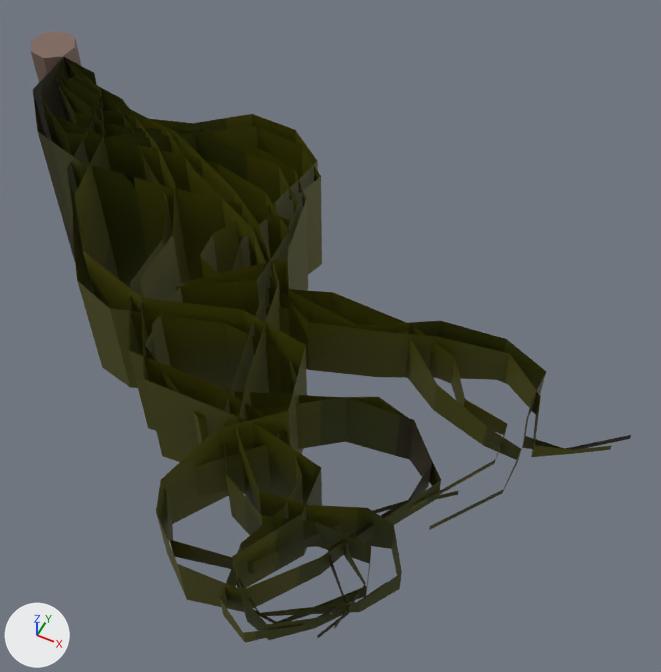
What one commit did to the glTF model Redist/Models/3dmodels/green_flag_248.gltf.
Before and after are seen from a 50 mm camera at (6.16, -6.14, 6.86) aimed at (3.84, -1.49, 1.05). Arrows for +X, +Y and +Z are at lower left; the lights stay in place. The picture after the commit comes second.

The first picture shows 'blue_flag_222x00', 'blue_flag_222x01', 'blue_flag_222x02', 'blue_flag_222x03', 'blue_flag_222x04', 'blue_flag_222x05', 'blue_flag_222x06', 'blue_flag_222x07', 'blue_flag_222x08', 'blue_flag_222x09', 'blue_flag_222x10', 'blue_flag_222x11' and 1 more.
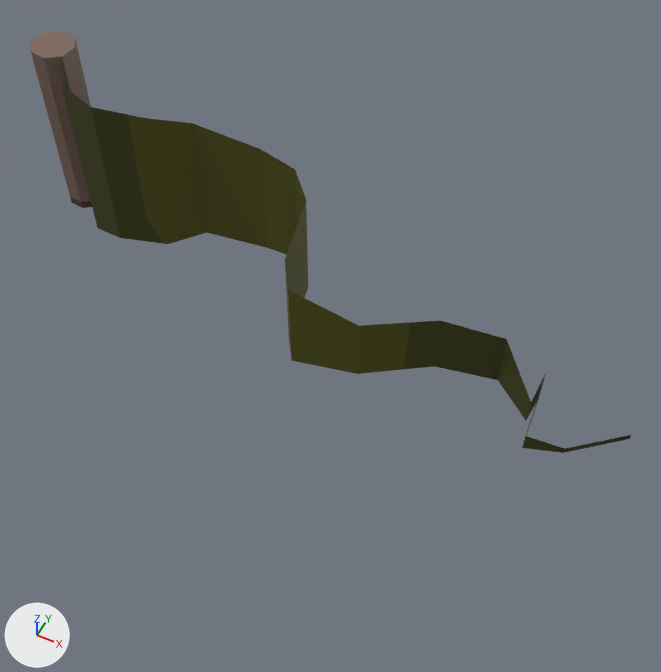
Changed parts and their boxes (x1, y1, x2, y2) in the pictures (661 x 672 px; the box of a moved part takes in the faces that stretch with it):
'blue_flag_222x03', deleted: before (64, 57, 459, 612)
'blue_flag_222x02', deleted: before (33, 60, 441, 629)
'blue_flag_222x09', deleted: before (66, 58, 442, 574)
'blue_flag_222x08', deleted: before (41, 58, 432, 638)
'blue_flag_222x06', deleted: before (56, 57, 611, 457)
'blue_flag_222x04', deleted: before (65, 59, 387, 640)
'blue_flag_222x01', deleted: before (41, 59, 521, 530)
'blue_flag_222x05', deleted: before (62, 60, 402, 616)
'blue_flag_222x07', deleted: before (58, 114, 507, 512)
'blue_flag_222x11', deleted: before (68, 76, 371, 623)
'blue_flag_222x10', deleted: before (64, 58, 356, 643)
part 1 of me_cylinder, moved or reshaped: before (498, 340, 546, 447); after (498, 340, 546, 435)
'blue_flag_222_base', unchanged, uncovered by the edit: before (31, 31, 82, 82); after (31, 31, 92, 208)

The change, as a list of edits to the scene's bpy script:
```text
Change me_cylinder:
    where me_cylinder.from_pydata(...)  # 36 vertices, 34 faces; spans x 0.19..6.38, y -1.77..-0.11, z 0.06..1.97
    used by ob_blue_flag_222x00; location = (0.0, 0.0, 0.0)
    me_cylinder part 1
    6 faces are deleted
    6 new faces join them
Remove ob_blue_flag_222x01:
    ob_blue_flag_222x01 = bpy.data.objects.new('blue_flag_222x01', me_cylinder_001)
    ob_blue_flag_222x01.location = (0.0, 0.0, 0.0)
Remove ob_blue_flag_222x02:
    ob_blue_flag_222x02 = bpy.data.objects.new('blue_flag_222x02', me_cylinder_002)
    ob_blue_flag_222x02.location = (0.0, 0.0, 0.0)
Remove ob_blue_flag_222x03:
    ob_blue_flag_222x03 = bpy.data.objects.new('blue_flag_222x03', me_cylinder_003)
    ob_blue_flag_222x03.location = (0.0, 0.0, 0.0)
Remove ob_blue_flag_222x04:
    ob_blue_flag_222x04 = bpy.data.objects.new('blue_flag_222x04', me_cylinder_004)
    ob_blue_flag_222x04.location = (0.0, 0.0, 0.0)
Remove ob_blue_flag_222x05:
    ob_blue_flag_222x05 = bpy.data.objects.new('blue_flag_222x05', me_cylinder_005)
    ob_blue_flag_222x05.location = (0.0, 0.0, 0.0)
Remove ob_blue_flag_222x06:
    ob_blue_flag_222x06 = bpy.data.objects.new('blue_flag_222x06', me_cylinder_007)
    ob_blue_flag_222x06.location = (0.0, 0.0, 0.0)
Remove ob_blue_flag_222x07:
    ob_blue_flag_222x07 = bpy.data.objects.new('blue_flag_222x07', me_cylinder_008)
    ob_blue_flag_222x07.location = (0.0, 0.0, 0.0)
Remove ob_blue_flag_222x08:
    ob_blue_flag_222x08 = bpy.data.objects.new('blue_flag_222x08', me_cylinder_009)
    ob_blue_flag_222x08.location = (0.0, 0.0, 0.0)
Remove ob_blue_flag_222x09:
    ob_blue_flag_222x09 = bpy.data.objects.new('blue_flag_222x09', me_cylinder_010)
    ob_blue_flag_222x09.location = (0.0, 0.0, 0.0)
Remove ob_blue_flag_222x10:
    ob_blue_flag_222x10 = bpy.data.objects.new('blue_flag_222x10', me_cylinder_011)
    ob_blue_flag_222x10.location = (0.0, 0.0, 0.0)
Remove ob_blue_flag_222x11:
    ob_blue_flag_222x11 = bpy.data.objects.new('blue_flag_222x11', me_cylinder_006)
    ob_blue_flag_222x11.location = (0.0, 0.0, 0.0)
```
